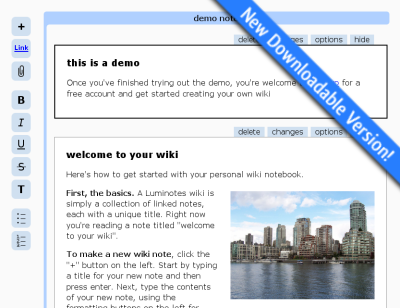
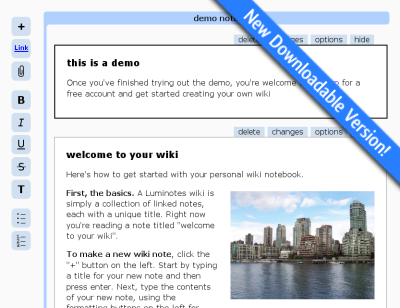
Before/after of a 400 x 308 layered artwork. What changed in the layer stack:
added layer "New Downloadable Version!" above "Drop-Shadow" over [left=242, top=8, right=393, bottom=158]
painted on "Drop-Shadow" over [left=237, top=2, right=396, bottom=170]
